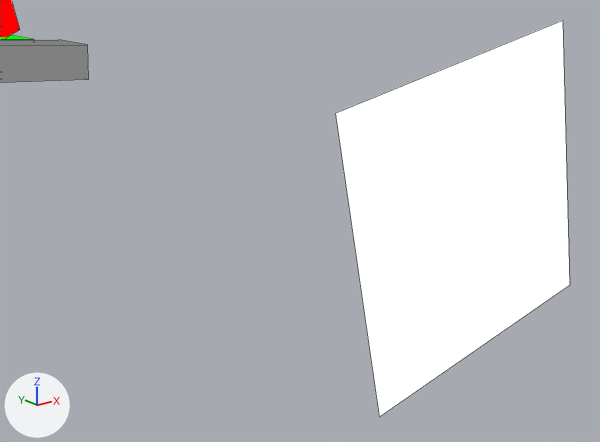
One commit to the Blender file assets-source/blender/motion/microraptor-dance.blend: the scene before it, then after it.
Rendered twice from a camera (50 mm lens) standing at (44.76, -32.96, 20.18) and looking at (47.63, -29.38, 18.75). Every picture has the same lights, and +X, +Y and +Z are marked at lower left. The older version comes first. Mesh edges are drawn as thin lines.

The first picture shows 'DinoTycoon_Motion_microraptor_dance_eye', 'DinoTycoon_Motion_microraptor_dance_head', 'DinoTycoon_Motion_microraptor_dance_mouth' and 1 more.
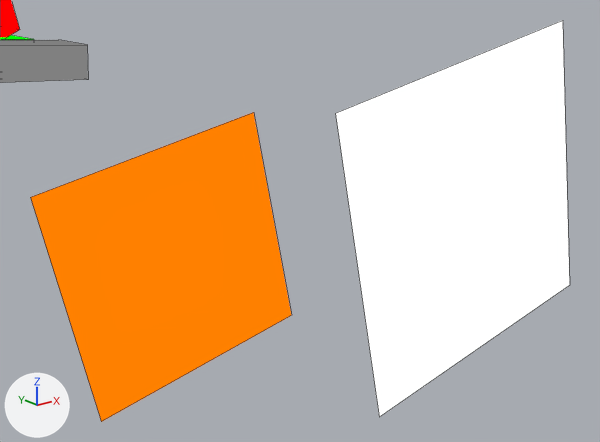
Where the change shows, as pixel boxes (x1, y1, x2, y2) in the pictures (600 x 442 px):
'DinoTycoon_Motion_microraptor_dance_eye_white', added (orange): after (30, 112, 291, 422)

Edits to the bpy script that builds the scene:
```text
Add mat_dinotycoon_role_y:
    mat_dinotycoon_role_y = emission_material('DinoTycoon_Role_Y')
    mat_dinotycoon_role_y.base_color = (1.0, 0.216, 0.0)  # orange #ff8000
Add me_dinotycoon_motion_microraptor_dance_sample_eye_white:
    me_dinotycoon_motion_microraptor_dance_sample_eye_white.from_pydata([(46.21, -29.0, 19.05), (47.58, -29.0, 19.33), (47.86, -29.0, 17.96), (46.49, -29.0, 17.68), (46.21, -29.0, 19.05), (47.58, -29.0, 19.33), (47.86, -29.0, 17.96), (46.49, -29.0, 17.68)], [], [(3, 2, 1, 0), (4, 5, 6, 7), (0, 1, 5, 4), (1, 2, 6, 5), (2, 3, 7, 6), (3, 0, 4, 7)])
    me_dinotycoon_motion_microraptor_dance_sample_eye_white.materials.append(mat_dinotycoon_role_y)  # orange #ff8000
Add ob_dinotycoon_motion_microraptor_dance_eye_white:
    ob_dinotycoon_motion_microraptor_dance_eye_white = bpy.data.objects.new('DinoTycoon_Motion_microraptor_dance_eye_white', me_dinotycoon_motion_microraptor_dance_sample_eye_white)
    ob_dinotycoon_motion_microraptor_dance_eye_white.location = (0.0, 0.0, 0.0)
```
